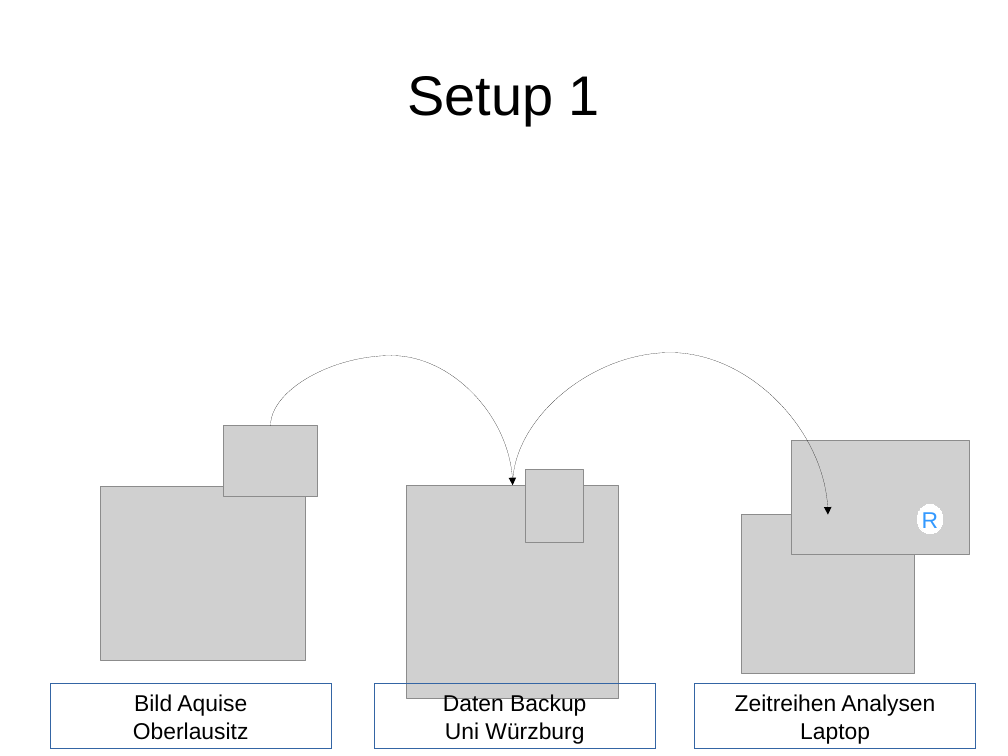
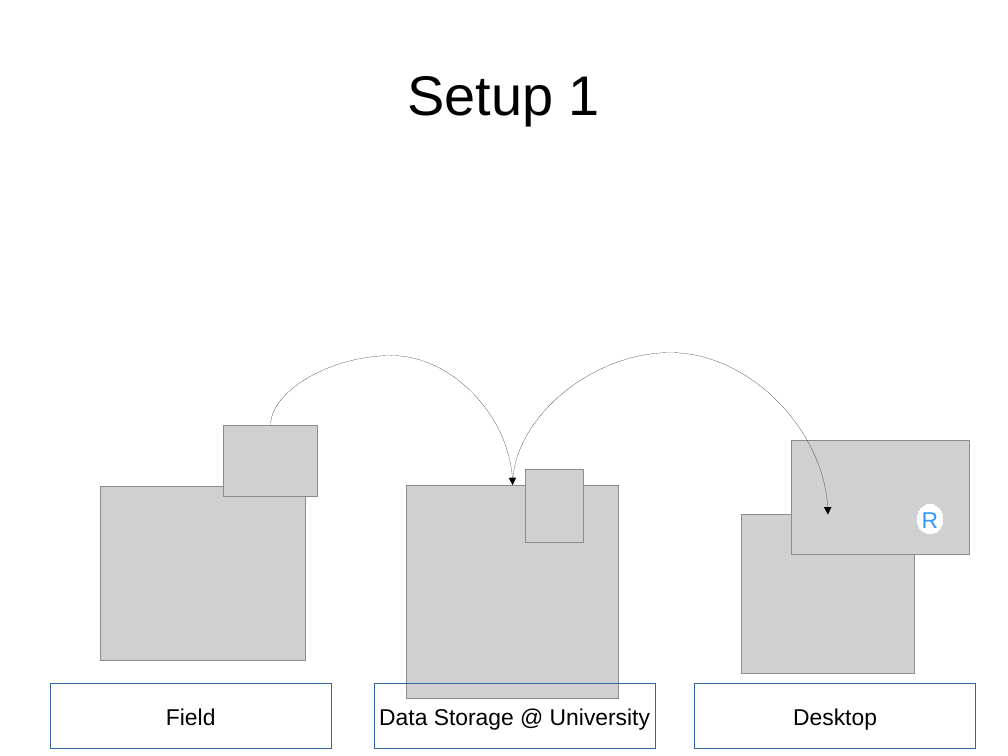
Before and after one commit to georoen/MA, a slide deck: slide 1 of extra/concept.odp. Drawn at 1008x756 pixels with LibreOffice and Linux fonts; fonts in the diff are those of the drawing; grey boxes stand for pictures. Boxes give left, top, right and bottom in pixels: in the first picture for what was removed or moved away, otherwise in the second. Text is boxed around its words. In the diff, an @@ line names an element or a change of style, - is before the commit and + after.

```diff
--- a/extra/concept.odp
+++ b/extra/concept.odp
@@ text in rectangle at bbox=[166, 708, 215, 726]: text changed @@
-Bild Aquise
-Oberlausitz
+Field
@@ text in rectangle at bbox=[379, 708, 650, 730]: text changed @@
-Daten Backup
-Uni Würzburg
+Data Storage @ University
@@ text in rectangle at bbox=[793, 708, 877, 730]: text changed @@
-Zeitreihen Analysen
-Laptop
+Desktop
```
Also in this commit, not shown: 1 slide added, 1 slide removed, 7 other files.
